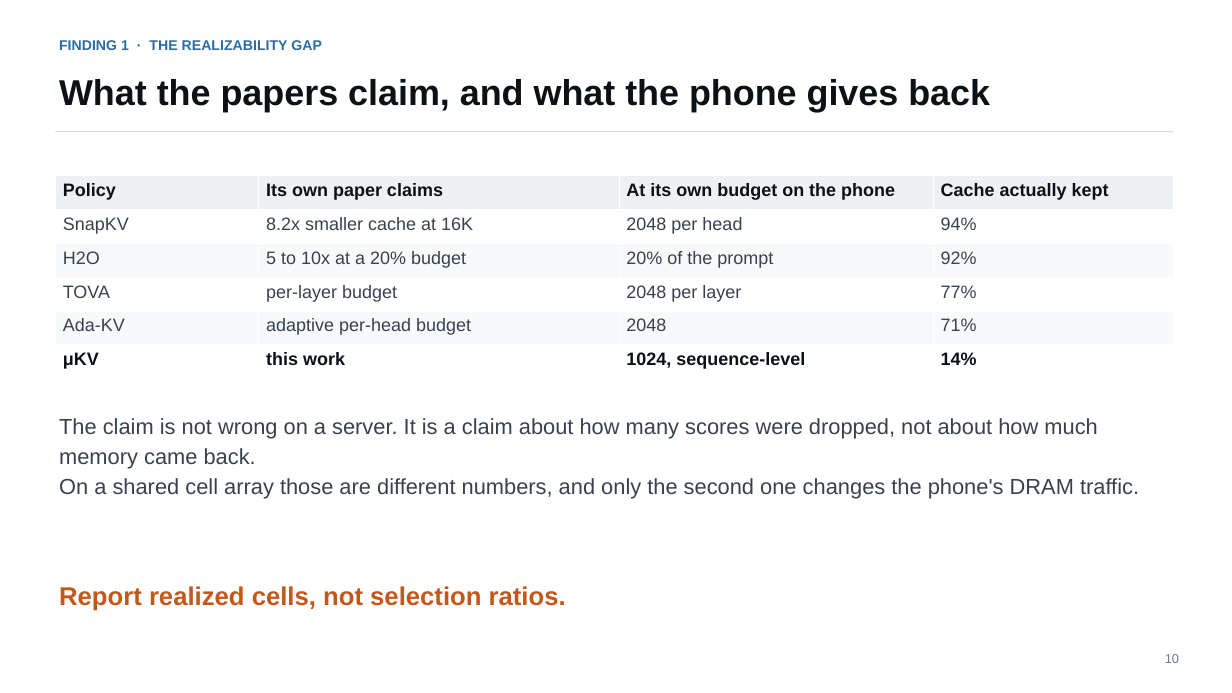
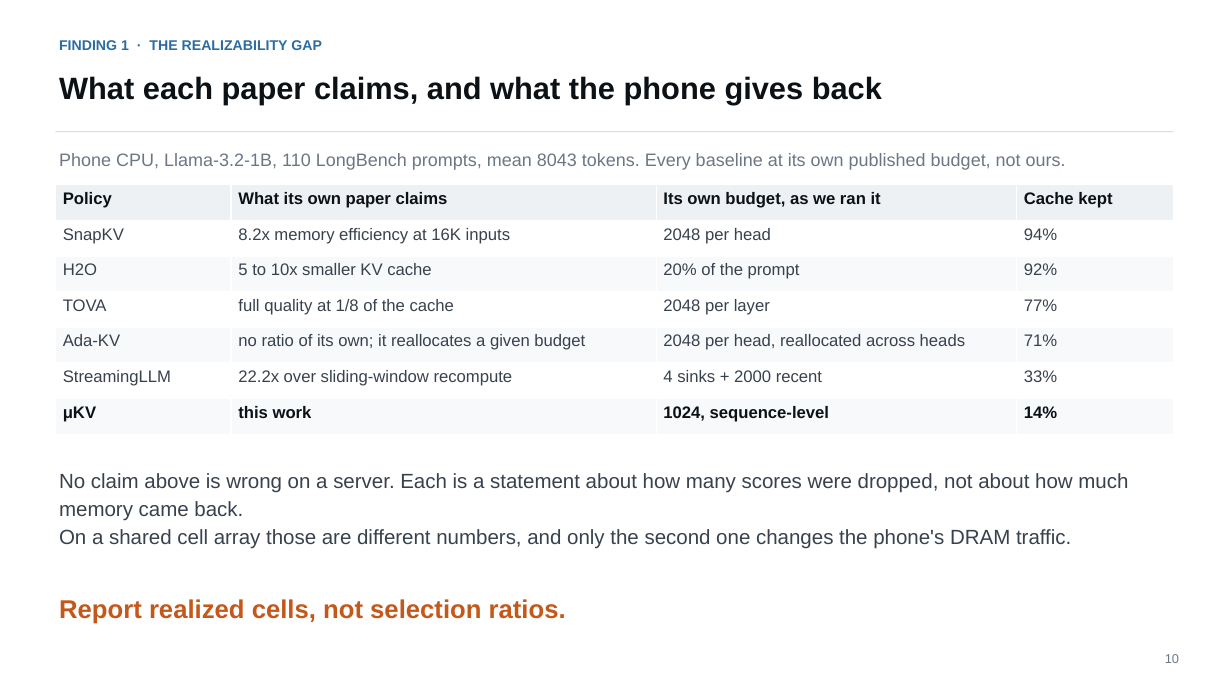
Before and after one commit to Romyull-Islam/EndurKV, a slide deck: slide 10 of muKV_full_deck.pptx. Drawn at 1232x693 pixels with LibreOffice and Linux fonts; fonts in the diff are those of the drawing. Boxes give left, top, right and bottom in pixels: in the first picture for what was removed or moved away, otherwise in the second. Text is boxed around its words. In the diff, an @@ line names an element or a change of style, - is before the commit and + after.

```diff
--- a/muKV_full_deck.pptx
+++ b/muKV_full_deck.pptx
@@ text at [59,76,882,104]: text changed; size 28 to 24 pt @@
-What the papers claim, and what the phone gives back
+What each paper claims, and what the phone gives back
@@ text added at [59,153,1066,170], 14 pt, text #6B7785 @@
+Phone CPU, Llama-3.2-1B, 110 LongBench prompts, mean 8043 tokens. Every baseline at its own published budget, not ours.
@@ table at [55,185,1174,434] @@
-row 1: Policy | Its own paper claims | At its own budget on the phone | Cache actually kept
-row 2: SnapKV | 8.2x smaller cache at 16K | 2048 per head | 94%
-row 3: H2O | 5 to 10x at a 20% budget | 20% of the prompt | 92%
-row 4: TOVA | per-layer budget | 2048 per layer | 77%
-row 5: Ada-KV | adaptive per-head budget | 2048 | 71%
+row 1: Policy | What its own paper claims | Its own budget, as we ran it | Cache kept
+row 2: SnapKV | 8.2x memory efficiency at 16K inputs | 2048 per head | 94%
+row 3: H2O | 5 to 10x smaller KV cache | 20% of the prompt | 92%
+row 4: TOVA | full quality at 1/8 of the cache | 2048 per layer | 77%
+row 5: Ada-KV | no ratio of its own; it reallocates a given budget | 2048 per head, reallocated across heads | 71%
+row 6: StreamingLLM | 22.2x over sliding-window recompute | 4 sinks + 2000 recent | 33%
@@ table: place and size @@
-table at [55,176,1174,379]
+table at [55,185,1174,434]
@@ text "No claim above is wrong ...": place and size @@
-text "No claim above is wrong ..." at [59,418,1139,499]
+text "No claim above is wrong ..." at [59,473,1128,549]
@@ text at [59,473,1128,521]: text changed; size 17 to 16 pt @@
-The claim is not wrong on a server. It is a claim about how many scores were dropped, not about how much memory came back.
+No claim above is wrong on a server. Each is a statement about how many scores were dropped, not about how much memory came back.
@@ text at [59,529,1071,549]: size 17 to 16 pt in "On a shared cell array those are ..." @@
@@ text "Report realized cells, not selection ...": place and size @@
-text "Report realized cells, not selection ..." at [59,586,566,611]
+text "Report realized cells, not selection ..." at [59,599,566,624]
```
Also in this commit, not shown: 1 other slide changed, 2 other files.
